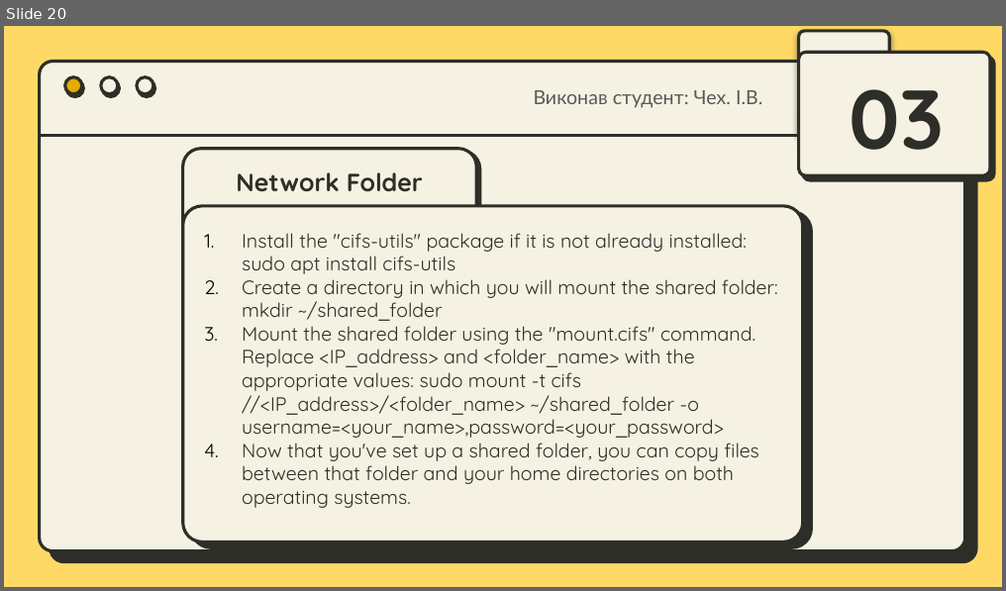
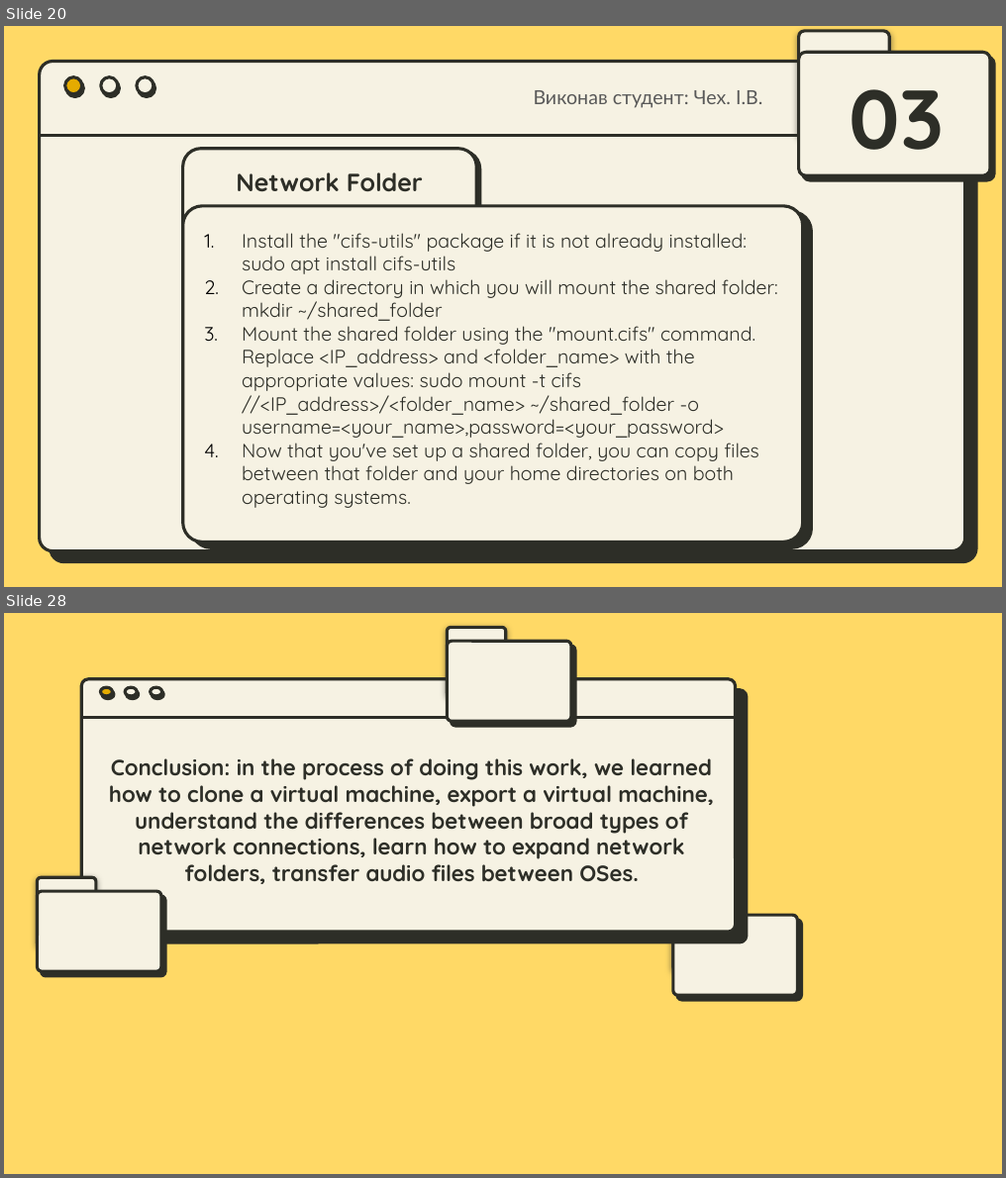
Before and after one commit to IvanChekh/MatematicainsLivesMatter, a slide deck: Workcase №3 .pptx. Shown one above the other, each under a label of ours: slide 20 before the commit, slides 20 and 28 after it; the slides between them are not shown. The pictures are 1006x591 and 1006x1178 pixels, drawn with LibreOffice and Linux fonts; fonts in the diff are those of the drawing; background and template pictures are left out. Boxes give left, top, right and bottom in pixels: in the first picture for what was removed or moved away, otherwise in the second. Text is boxed around its words. In the diff, an @@ line names an element or a change of style, - is before the commit and + after.

Commit message:
Did 1, 4 tasks and a conclusion

```diff
--- a/Workcase №3 .pptx
+++ b/Workcase №3 .pptx
@@ slide 28 added at (x1=4, y1=613, x2=1002, y2=1174), background picture (left out) @@
@@ rounded rectangle added at (x1=448, y1=627, x2=506, y2=696), fill #F6F2E3, outline #2D2E27 2.25 pt @@
@@ rounded rectangle added at (x1=448, y1=641, x2=571, y2=721), fill #F6F2E3, outline #2D2E27 2.25 pt @@
@@ group added at (x1=82, y1=679, x2=736, y2=932): 3 ellipses, 1 rounded rectangle, 1 line @@
@@ title added at (x1=109, y1=759, x2=714, y2=884), 16 pt, text #2D2E27, bold @@
+Conclusion: in the process of doing this work, we learned how to clone a virtual machine, export a virtual machine, understand the differences between broad types of network connections, learn how to expand network folders, transfer audio files between OSes.
@@ rounded rectangle added at (x1=37, y1=877, x2=96, y2=947), fill #F6F2E3, outline #2D2E27 2.25 pt @@
@@ rounded rectangle added at (x1=37, y1=891, x2=160, y2=971), fill #F6F2E3, outline #2D2E27 2.25 pt @@
@@ rounded rectangle added at (x1=673, y1=901, x2=733, y2=970), fill #F6F2E3, outline #2D2E27 2.25 pt @@
@@ rounded rectangle added at (x1=673, y1=915, x2=797, y2=995), fill #F6F2E3, outline #2D2E27 2.25 pt @@
```
Also in this commit, not shown: 7 other slides added.
